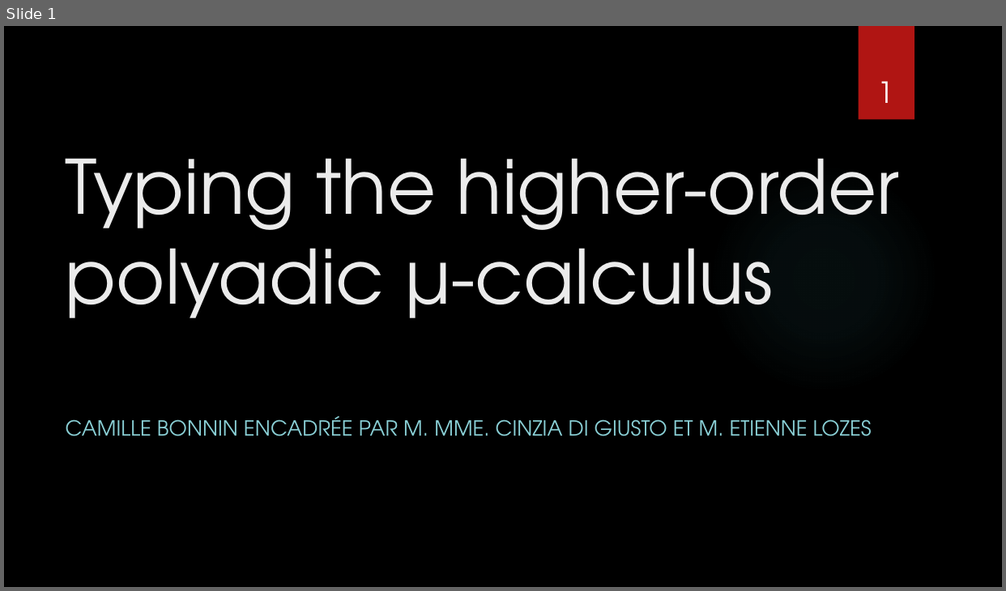
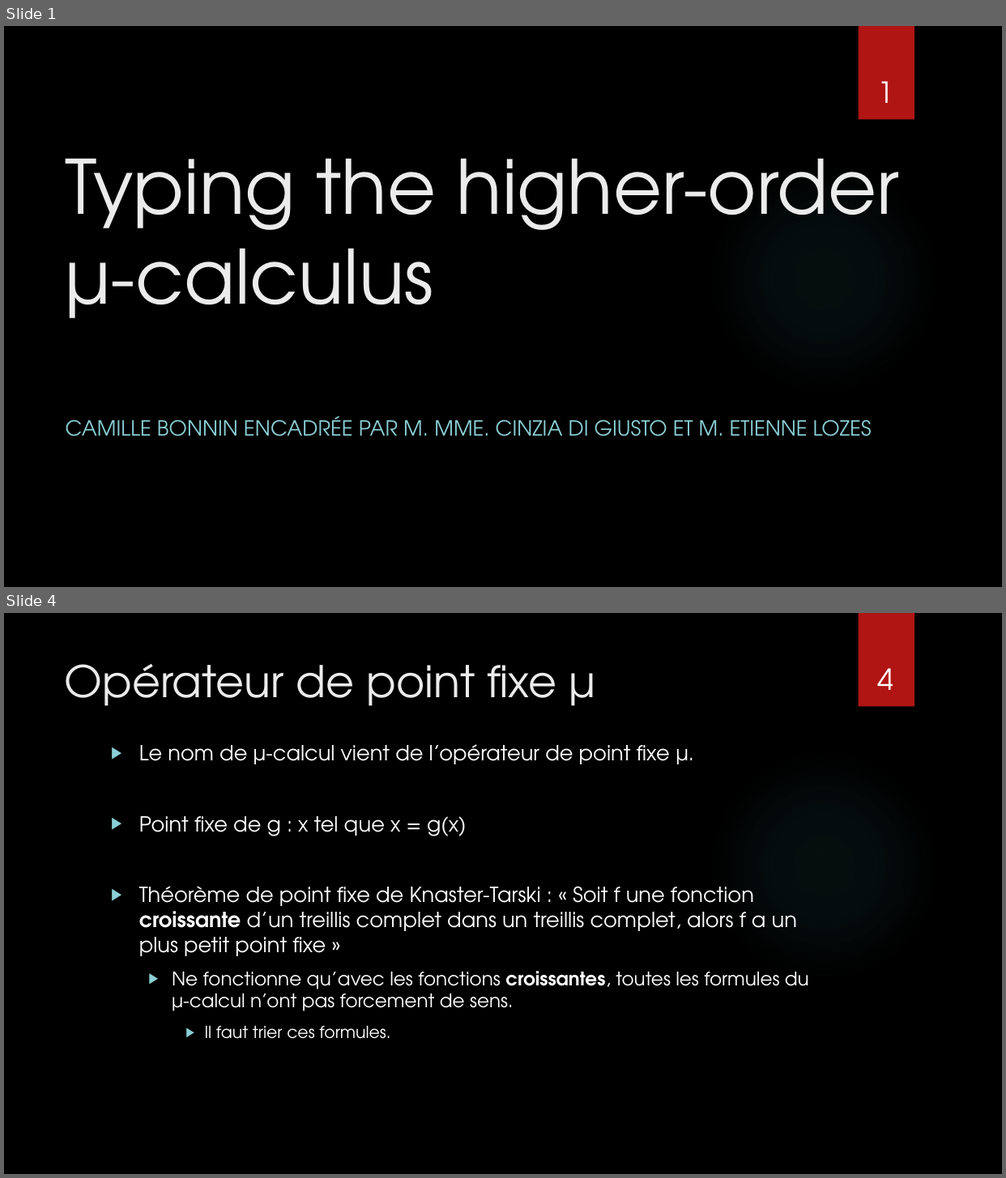
Before and after one commit to CamilleBonnin/TER-S3-Typing-the-higher-order-polyadic-mu-calculus, a slide deck: Presentation/TER_M2_presentation.pptx. Shown one above the other, each under a label of ours: slide 1 before the commit, slides 1 and 4 after it; the slides between them are not shown. The pictures are 1006x591 and 1006x1178 pixels, drawn with LibreOffice and Linux fonts; fonts in the diff are those of the drawing; background and template pictures are left out. Boxes give left, top, right and bottom in pixels: in the first picture for what was removed or moved away, otherwise in the second. Text is boxed around its words. In the diff, an @@ line names an element or a change of style, - is before the commit and + after.

```diff
--- a/Presentation/TER_M2_presentation.pptx
+++ b/Presentation/TER_M2_presentation.pptx
@@ slide 4 added at bbox=[4, 613, 1002, 1174], background picture (left out); not listed: 2 template elements that a slide beside it also shows @@
@@ title added at bbox=[65, 664, 595, 706], 42 pt, text #EBEBEB @@
+Opérateur de point fixe μ
@@ page number added at bbox=[877, 668, 893, 690], 28 pt, text #FFFFFF @@
+4
@@ text added at bbox=[139, 744, 809, 1039], 20 pt, text #FFFFFF @@
+▶ Le nom de μ-calcul vient de l’opérateur de point fixe μ.
+▶ Point fixe de g : x tel que x = g(x)
+▶ Théorème de point fixe de Knaster-Tarski : « Soit f une fonction croissante d’un treillis complet dans un treillis complet, alors f a un plus petit point fixe »
+  ▶ Ne fonctionne qu’avec les fonctions croissantes, toutes les formules du μ-calcul n’ont pas forcement de sens.
+    ▶ Il faut trier ces formules.
@@ slide 1 changed as well @@
@@ title at bbox=[66, 158, 900, 318]: text changed @@
-Typing the higher-order polyadic μ-calculus
+Typing the higher-order μ-calculus
```
Also in this commit, not shown: 9 other slides changed, 8 other slides added, 12 slides removed, 4 other files.
